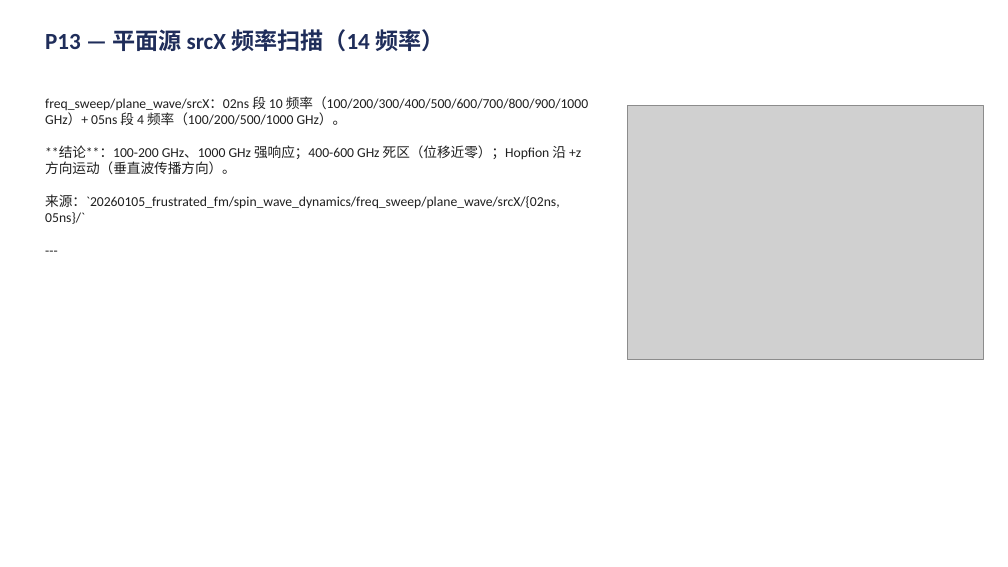
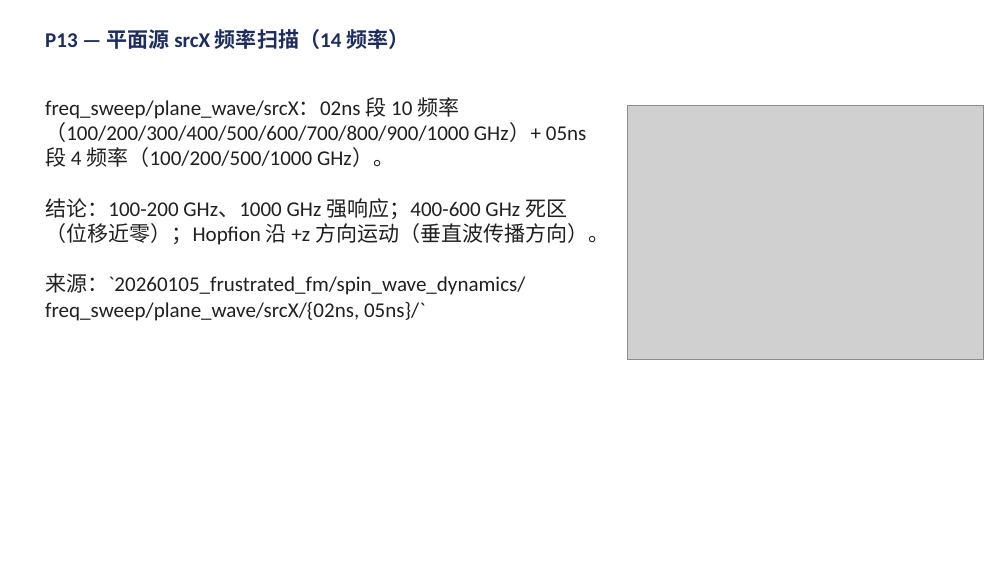
Before and after one commit to Wlybs/Hopfion, a slide deck: slide 13 of presentation/talk.pptx. Drawn at 1008x567 pixels with LibreOffice and Linux fonts; fonts in the diff are those of the drawing; grey boxes stand for pictures. Boxes give left, top, right and bottom in pixels: in the first picture for what was removed or moved away, otherwise in the second. Text is boxed around its words. In the diff, an @@ line names an element or a change of style, - is before the commit and + after.

Commit message:
fix(presentation): all text 20pt, strip --- and ** markers

```diff
--- a/presentation/talk.pptx
+++ b/presentation/talk.pptx
@@ text "P13 — 平面源 srcX 频率扫描（14 ..." at box(45, 29, 409, 49): size 22 to 20 pt @@
@@ text at box(45, 97, 610, 321): paragraph removed @@
----
@@ text at box(45, 97, 587, 321): size 13 to 20 pt in "freq_sweep/plane_wave/srcX：02ns 段 10 频率（100/200/300/400/500/ ...", "来源：`20260105_frustrated_fm/spin_wave_dynamics/freq_sweep/pla ..." @@
@@ text at box(45, 198, 610, 245): text changed; size 13 to 20 pt @@
-**结论**：100-200 GHz、1000 GHz 强响应；400-600 GHz 死区（位移近零）；Hopfion 沿 +z 方向运动（垂直波传播方向）。
+结论：100-200 GHz、1000 GHz 强响应；400-600 GHz 死区（位移近零）；Hopfion 沿 +z 方向运动（垂直波传播方向）。
```
Also in this commit, not shown: 28 other slides changed, 1 other file.
